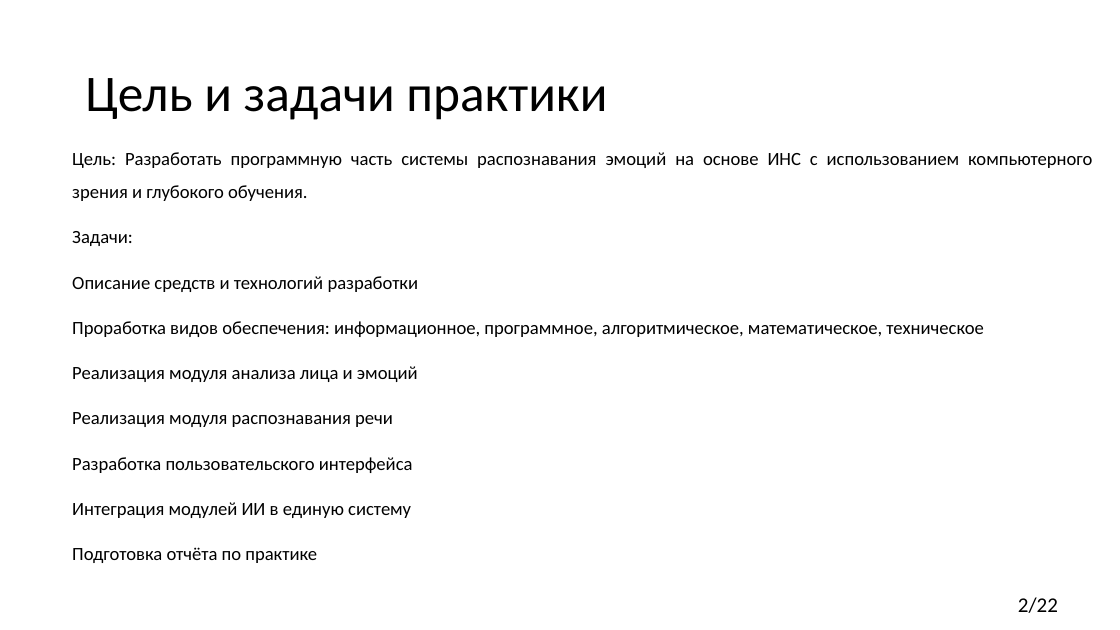
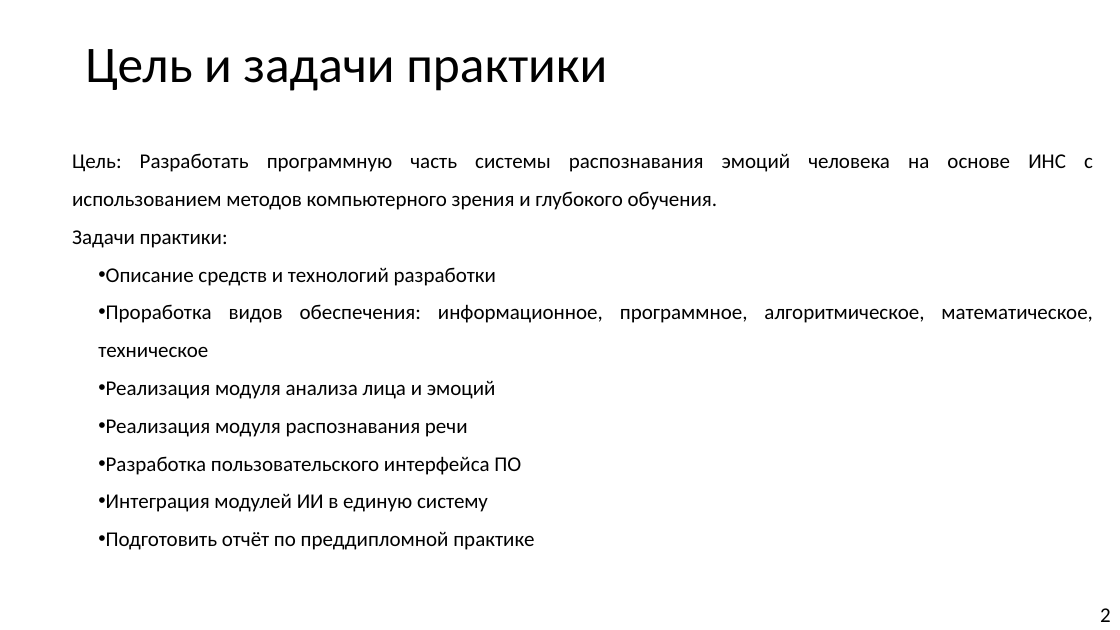
Before and after one commit to Hetsunya/diplom, a slide deck: slide 2 of вкр/практика/преза.pptx. Drawn at 1120x630 pixels with LibreOffice and Linux fonts; fonts in the diff are those of the drawing. Boxes give left, top, right and bottom in pixels: in the first picture for what was removed or moved away, otherwise in the second. Text is boxed around its words. In the diff, an @@ line names an element or a change of style, - is before the commit and + after.

```diff
--- a/вкр/практика/преза.pptx
+++ b/вкр/практика/преза.pptx
@@ title "Цель и задачи практики" at bbox=[85, 49, 607, 91]: vertical alignment middle to top @@
@@ text at bbox=[72, 153, 1093, 248]: text changed; size 16 to 18 pt @@
-Цель: Разработать программную часть системы распознавания эмоций на основе ИНС с использованием компьютерного зрения и глубокого обучения.
-Задачи:
+Цель: Разработать программную часть системы распознавания эмоций человека на основе ИНС с использованием методов компьютерного зрения и глубокого обучения.
+Задачи практики:
@@ text at bbox=[98, 267, 1092, 512]: size 16 to 18 pt in "Описание средств и технологий разработки", "Проработка видов обеспечения: информационное, программное, а ...", "Реализация модуля анализа лица и эмоций", "Реализация модуля распознавания речи" and 1 more places; bullet none to •; less space between paragraphs @@
@@ text at bbox=[106, 456, 521, 475]: text changed; size 16 to 18 pt @@
-Разработка пользовательского интерфейса
+• Разработка пользовательского интерфейса ПО
@@ text at bbox=[106, 531, 534, 550]: text changed; size 16 to 18 pt @@
-Подготовка отчёта по практике
+• Подготовить отчёт по преддипломной практике
@@ page number at bbox=[1100, 608, 1111, 622]: vertical alignment top to middle @@
@@ page number at bbox=[1100, 608, 1111, 622]: text changed @@
-2/22
+2
```
Also in this commit, not shown: 3 other slides changed, 12 slides added, 16 slides removed, 3 other files.
